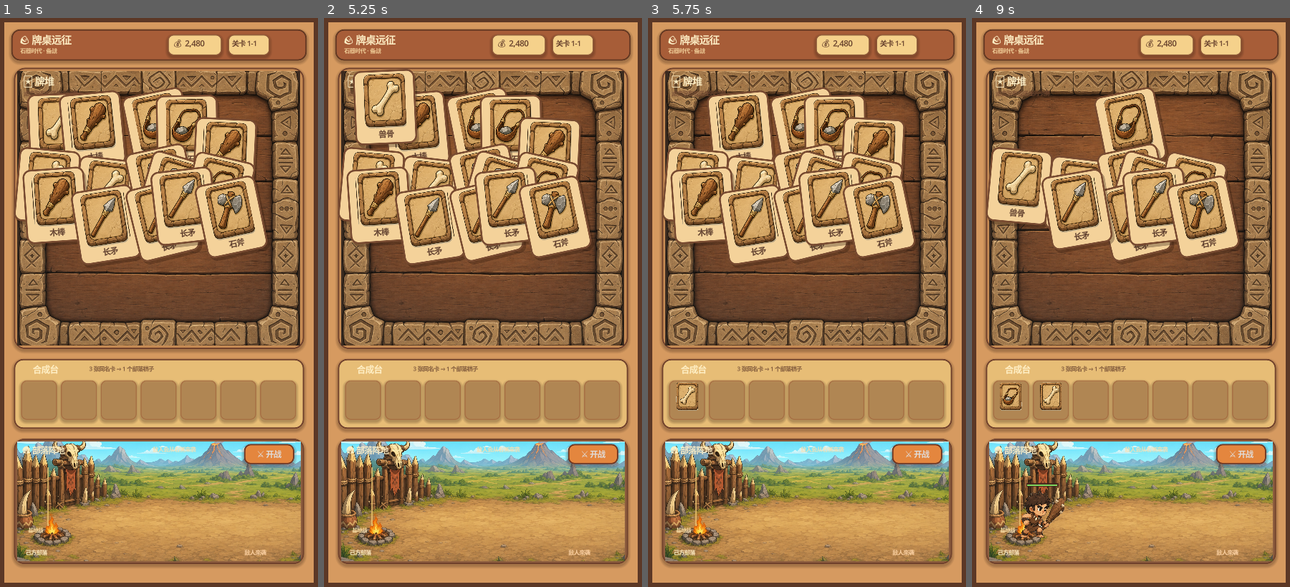
Above: before the commit, frames 1-4 (left to right).
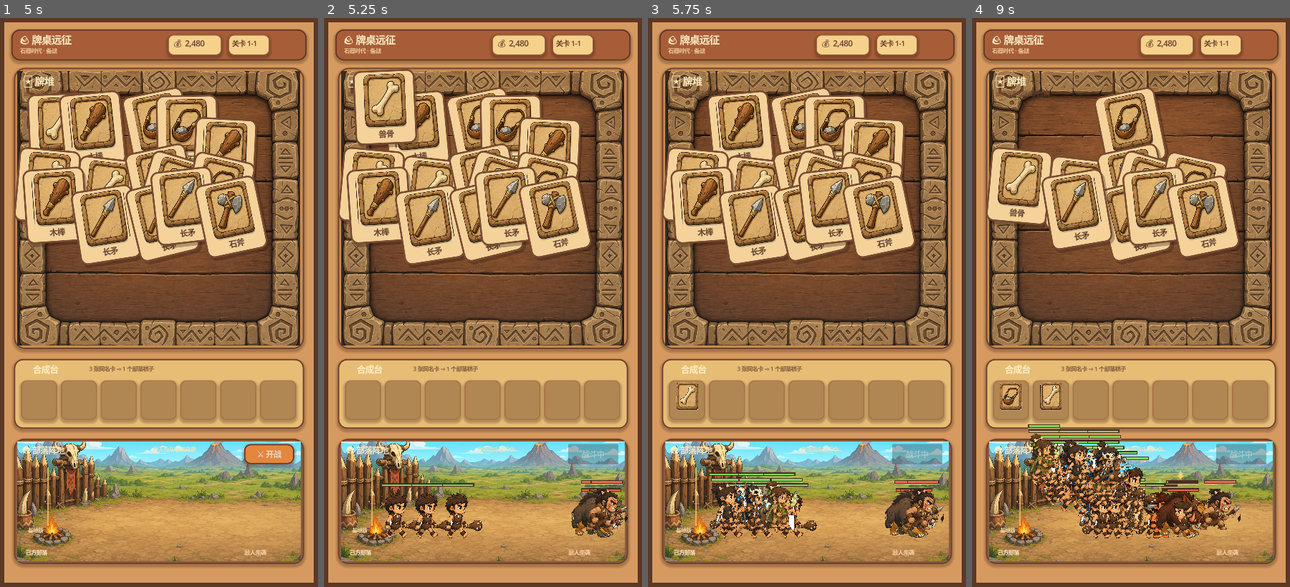
Above: after the commit, the same moments.

Repository: rg7w9ew0sotid/repo-q7ht4skn
Game: Godot game, scene res://scenes/main.tscn
Same seed, same stepped clock (60 frames per second), same inputs: the game is played once before the commit and once after it.
Inputs (mouse positions are in pixels of both pictures, inside the frame that each line leads up to):
- Up to frame 1 (5 s): click "⚔ 开战" at 0.5 s; click "重新开始" at 1.25 s; click "⚔ 开战" at 2 s; click "重新开始" at 2.75 s; click "⚔ 开战" at 3.5 s; click "重新开始" at 4.25 s
- Up to frame 2 (5.25 s): tap Enter at 5 s; move the mouse to (384, 131) at 5.02 s; tap 9 at 5.1 s; click (384, 131) at 5.17 s
- Up to frame 3 (5.75 s): tap 6 at 5.3 s
- Up to frame 4 (9 s): move the mouse to (1064, 131) at 5.77 s; tap 6 at 5.85, 8.3, 8.85 s; click (1064, 131) at 5.92 s; tap 7 at 6.05, 6.6 s; move the mouse to (1131, 126) at 6.52 s; click (1131, 126) at 6.67 s; tap 8 at 6.8, 7.35 s; move the mouse to (1197, 154) at 7.27 s; click (1197, 154) at 7.42 s; tap 9 at 7.55, 8.1 s; move the mouse to (1019, 188) at 8.02 s; click (1019, 188) at 8.17 s; move the mouse to (1080, 194) at 8.77 s; click (1080, 194) at 8.92 s

Frame 1 is identical in both runs. In frame 2, 3.3% of the frame differs, in the area x 18-96%, y 74-92%; in frame 3, 4.5%; in frame 4, 8.2%, in the area x 15-94%, y 71-92%.

Commit message:
石器时代帧动画: 6英雄 AnimatedSprite2D(walk/attack/die)+切帧对齐脚本 build_anim.py
Co-Authored-By: Devin AI <158243242+devin-ai-integration[bot]@users.noreply.github.com>

Diff:
--- /dev/null
+++ b/assets/anim/clubber/meta.json
@@ -0,0 +1,11 @@
+{
+  "anchor": [
+    440,
+    839
+  ],
+  "char_height": 840,
+  "canvas": [
+    1054,
+    840
+  ]
+}
--- /dev/null
+++ b/assets/anim/healer/meta.json
@@ -0,0 +1,11 @@
+{
+  "anchor": [
+    460,
+    894
+  ],
+  "char_height": 895,
+  "canvas": [
+    1148,
+    895
+  ]
+}
--- /dev/null
+++ b/assets/anim/shaman/meta.json
@@ -0,0 +1,11 @@
+{
+  "anchor": [
+    473,
+    909
+  ],
+  "char_height": 891,
+  "canvas": [
+    1087,
+    910
+  ]
+}
--- /dev/null
+++ b/assets/anim/shield/meta.json
@@ -0,0 +1,11 @@
+{
+  "anchor": [
+    411,
+    856
+  ],
+  "char_height": 816,
+  "canvas": [
+    1049,
+    857
+  ]
+}
--- /dev/null
+++ b/assets/anim/slinger/meta.json
@@ -0,0 +1,11 @@
+{
+  "anchor": [
+    359,
+    902
+  ],
+  "char_height": 903,
+  "canvas": [
+    1023,
+    903
+  ]
+}
--- /dev/null
+++ b/assets/anim/spearman/meta.json
@@ -0,0 +1,11 @@
+{
+  "anchor": [
+    418,
+    976
+  ],
+  "char_height": 977,
+  "canvas": [
+    1189,
+    977
+  ]
+}
--- a/scripts/battle_unit.gd
+++ b/scripts/battle_unit.gd
@@ -10,8 +10,14 @@
 var hp := 1.0
 var attack_cooldown := 0.0
 var alive := true
-var sprite: Sprite2D
 var flash_time := 0.0
+
+var visual: CanvasItem          # sprite OR anim, used for flash/modulate
+var sprite: Sprite2D            # static fallback
+var anim: AnimatedSprite2D      # frame animation
+var animated := false
+var _attacking := false
+var _moving := false
 
 func setup(id: String, side: String, data: Dictionary, texture: Texture2D) -> void:
 	unit_id = id
@@ -19,20 +25,85 @@
 	stats = data
 	max_hp = float(data.hp)
 	hp = max_hp
+	var desired_height := 104.0 if side == "ally" else 92.0
+	if _setup_animated(id, side, desired_height):
+		animated = true
+	else:
+		_setup_static(side, desired_height, texture)
+	queue_redraw()
+
+func _setup_animated(id: String, side: String, desired_height: float) -> bool:
+	var dir := "res://assets/anim/%s" % id
+	var meta_path := "%s/meta.json" % dir
+	if not ResourceLoader.exists("%s/idle.png" % dir) or not FileAccess.file_exists(meta_path):
+		return false
+	var meta: Dictionary = JSON.parse_string(FileAccess.get_file_as_string(meta_path))
+	if meta == null:
+		return false
+	var frames := SpriteFrames.new()
+	frames.remove_animation("default")
+	_add_anim(frames, dir, "idle", ["idle"], 4.0, true)
+	_add_anim(frames, dir, "walk", ["walk_a", "walk_b"], 7.0, true)
+	_add_anim(frames, dir, "attack", ["atk_a", "atk_b"], 11.0, false)
+	_add_anim(frames, dir, "die", ["die"], 1.0, false)
+	anim = AnimatedSprite2D.new()
+	anim.sprite_frames = frames
+	anim.centered = false
+	var anchor: Array = meta.get("anchor", [0, 0])
+	anim.offset = Vector2(-float(anchor[0]), -float(anchor[1]))
+	var char_height := float(meta.get("char_height", desired_height))
+	var factor := desired_height / maxf(1.0, char_height)
+	anim.scale = Vector2(-factor if side == "enemy" else factor, factor)
+	anim.animation_finished.connect(_on_anim_finished)
+	add_child(anim)
+	visual = anim
+	anim.play("idle")
+	return true
+
+func _add_anim(frames: SpriteFrames, dir: String, name: String, files: Array, fps: float, loop: bool) -> void:
+	frames.add_animation(name)
+	frames.set_animation_speed(name, fps)
+	frames.set_animation_loop(name, loop)
+	for file in files:
+		var tex: Texture2D = load("%s/%s.png" % [dir, file])
+		if tex != null:
+			frames.add_frame(name, tex)
+
+func _setup_static(side: String, desired_height: float, texture: Texture2D) -> void:
 	sprite = Sprite2D.new()
 	sprite.texture = texture
 	sprite.flip_h = side == "enemy"
-	var desired_height := 104.0 if side == "ally" else 92.0
 	var factor: float = desired_height / maxf(1.0, float(texture.get_height()))
 	sprite.scale = Vector2(factor, factor)
 	sprite.position.y = -desired_height * 0.5
 	add_child(sprite)
-	queue_redraw()
+	visual = sprite
+
+func set_moving(moving: bool) -> void:
+	if not animated or not alive or _attacking:
+		return
+	if moving == _moving:
+		return
+	_moving = moving
+	anim.play("walk" if moving else "idle")
+
+func play_attack() -> void:
+	if not animated or not alive:
+		return
+	_attacking = true
+	anim.play("attack")
+
+func _on_anim_finished() -> void:
+	if not alive:
+		return
+	if anim.animation == "attack":
+		_attacking = false
+		anim.play("walk" if _moving else "idle")
 
 func _process(delta: float) -> void:
-	if flash_time > 0.0:
+	if flash_time > 0.0 and is_instance_valid(visual):
 		flash_time -= delta
-		sprite.modulate = Color(1.0, 0.7, 0.5) if flash_time > 0.0 else Color.WHITE
+		visual.modulate = Color(1.0, 0.7, 0.5) if flash_time > 0.0 else Color.WHITE
 
 func receive_damage(amount: float) -> void:
 	if not alive:
@@ -41,7 +112,17 @@
 	flash_time = 0.12
 	queue_redraw()
 	if hp <= 0.0:
-		alive = false
+		_die()
+
+func _die() -> void:
+	alive = false
+	if animated:
+		anim.play("die")
+		var tween := create_tween()
+		tween.tween_interval(0.45)
+		tween.tween_property(visual, "modulate:a", 0.0, 0.4)
+		tween.tween_callback(func() -> void: expired.emit(self))
+	else:
 		var tween := create_tween()
 		tween.set_parallel(true)
 		tween.tween_property(self, "modulate", Color(1, 1, 1, 0), 0.38)
--- a/scripts/main.gd
+++ b/scripts/main.gd
@@ -351,6 +351,39 @@
 			return true
 	return false
 
+func _unhandled_key_input(event: InputEvent) -> void:
+	if event is InputEventKey and event.pressed and not event.echo and event.keycode == KEY_9:
+		for i in range(3):
+			_spawn_ally("clubber")
+		_start_battle()
+	if event is InputEventKey and event.pressed and not event.echo and event.keycode == KEY_6:
+		for uid in ["clubber", "shield", "spearman", "slinger", "shaman", "healer"]:
+			_spawn_ally(uid)
+		_start_battle()
+	if event is InputEventKey and event.pressed and not event.echo and event.keycode == KEY_7:
+		var dead := BattleUnit.new()
+		dead.setup("clubber", "ally", GameData.ALLIES["clubber"], load("res://assets/units/clubber.png"))
+		dead.position = Vector2(300, BATTLE_GROUND_Y)
+		dead.z_index = 4
+		battlefield.add_child(dead)
+		dead.receive_damage(99999.0)
+	if event is InputEventKey and event.pressed and not event.echo and event.keycode == KEY_8:
+		var ally := BattleUnit.new()
+		ally.setup("clubber", "ally", GameData.ALLIES["clubber"], load("res://assets/units/clubber.png"))
+		ally.position = Vector2(180, BATTLE_GROUND_Y)
+		ally.z_index = 4
+		battlefield.add_child(ally)
+		battle_units.append(ally)
+		var foe := BattleUnit.new()
+		foe.setup("clubber", "enemy", GameData.ALLIES["clubber"], load("res://assets/units/clubber.png"))
+		foe.position = Vector2(470, BATTLE_GROUND_Y)
+		foe.z_index = 4
+		battlefield.add_child(foe)
+		battle_units.append(foe)
+		battle_active = true
+		battle_ended = false
+		battle_button.disabled = true
+
 func _spawn_ally(unit_id: String) -> void:
 	var unit := BattleUnit.new()
 	unit.setup(unit_id, "ally", GameData.ALLIES[unit_id], load("res://assets/units/%s.png" % unit_id))
@@ -392,14 +425,18 @@
 		unit.attack_cooldown = max(0.0, unit.attack_cooldown - delta)
 		var target := _find_target(unit)
 		if target == null:
+			unit.set_moving(false)
 			continue
 		var distance: float = absf(target.position.x - unit.position.x)
 		var attack_range := float(unit.stats.range)
 		if distance > attack_range:
 			var direction := 1.0 if unit.faction == "ally" else -1.0
 			unit.position.x += direction * float(unit.stats.move_speed) * delta
-		elif unit.attack_cooldown <= 0.0:
-			_attack(unit, target)
+			unit.set_moving(true)
+		else:
+			unit.set_moving(false)
+			if unit.attack_cooldown <= 0.0:
+				_attack(unit, target)
 	if _living_units("enemy").any(func(enemy: BattleUnit) -> bool: return enemy.position.x <= BASE_LINE_X):
 		_finish_battle(false, "失败！敌人突破了基地线")
 	elif _living_units("enemy").is_empty():
@@ -429,6 +466,7 @@
 
 func _attack(attacker: BattleUnit, target: BattleUnit) -> void:
 	attacker.spend_attack_time()
+	attacker.play_attack()
 	if attacker.stats.role == "healer":
 		target.heal(22.0)
 		_spawn_hit_fx(target.position, Color("#93e58b"), "✚")
Binary file added: assets/anim/clubber/atk_a.png
Not shown, added: assets/anim/clubber/atk_a.png.import
Binary file added: assets/anim/clubber/atk_b.png
Not shown, added: assets/anim/clubber/atk_b.png.import
Binary file added: assets/anim/clubber/die.png
Not shown, added: assets/anim/clubber/die.png.import
Binary file added: assets/anim/clubber/idle.png
Not shown, added: assets/anim/clubber/idle.png.import
Binary file added: assets/anim/clubber/walk_a.png
Not shown, added: assets/anim/clubber/walk_a.png.import
Binary file added: assets/anim/clubber/walk_b.png
Not shown, added: assets/anim/clubber/walk_b.png.import
(and 62 more such lines)
